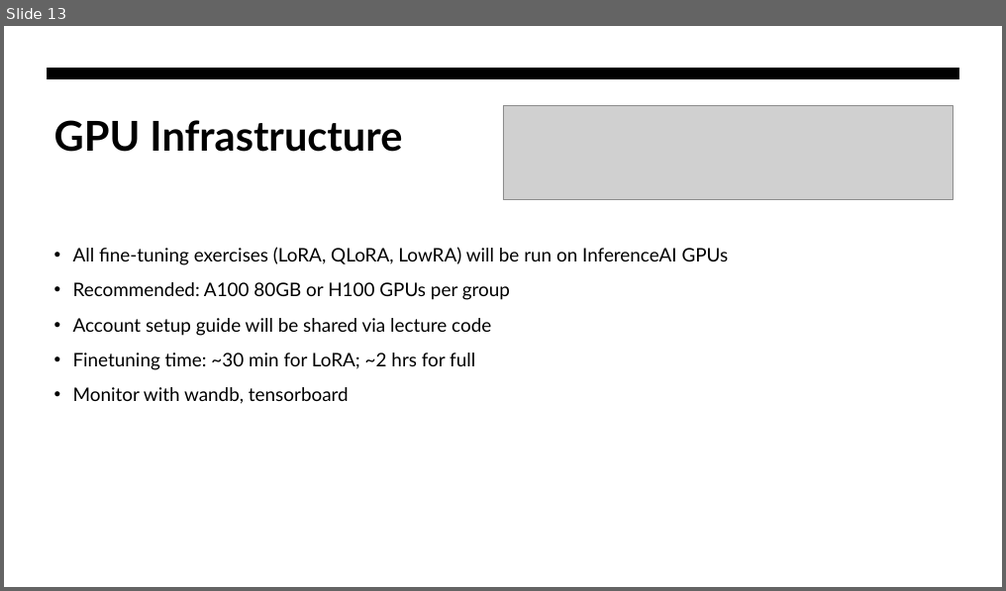
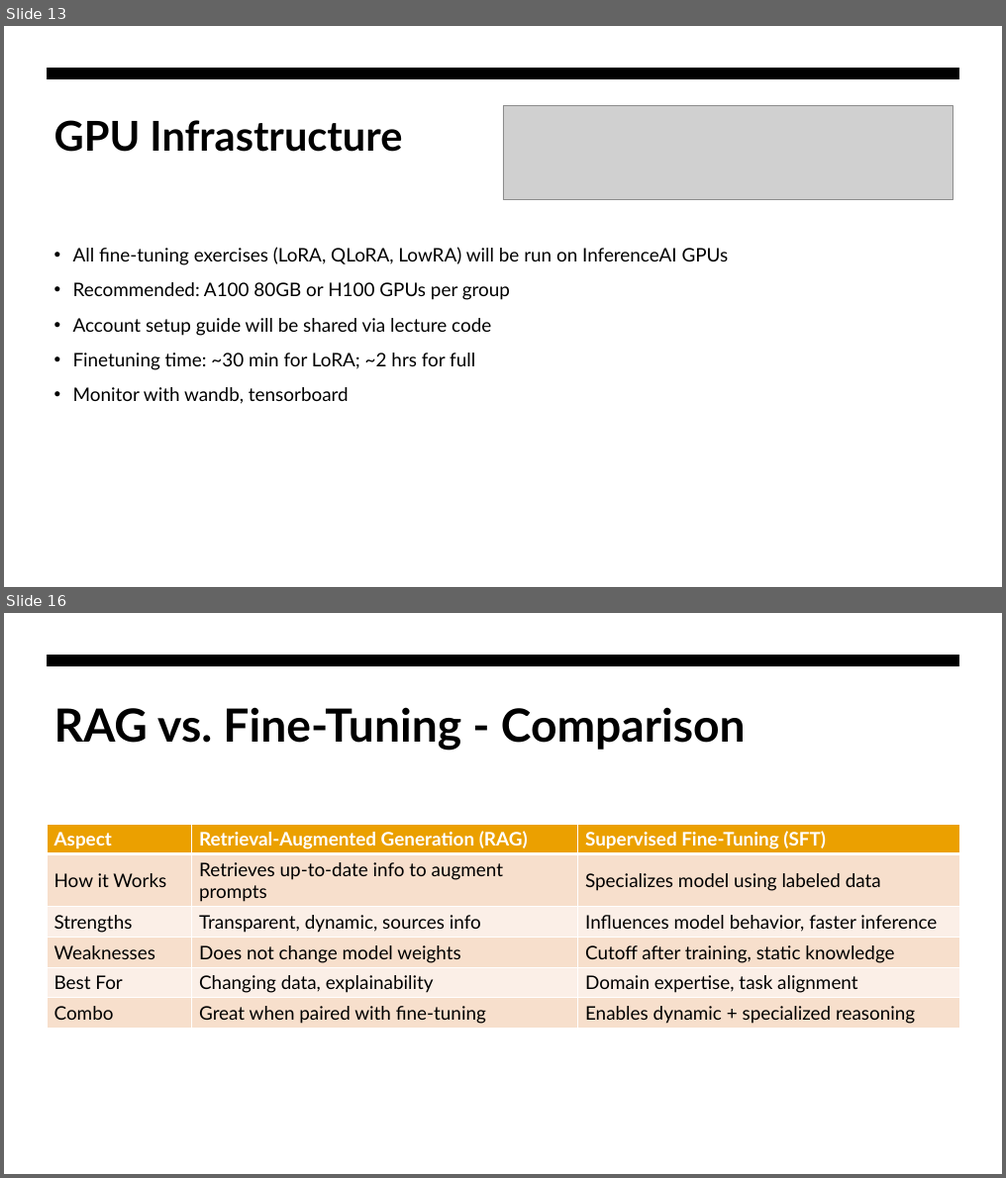
Before and after one commit to inference-ai-course/MLE_in_Gen_AI-Course, a slide deck: class5/Class_5_Presentation.pptx. Shown one above the other, each under a label of ours: slide 13 before the commit, slides 13 and 16 after it; the slides between them are not shown. The pictures are 1006x591 and 1006x1178 pixels, drawn with LibreOffice and Linux fonts; fonts in the diff are those of the drawing; grey boxes stand for pictures. Boxes give left, top, right and bottom in pixels: in the first picture for what was removed or moved away, otherwise in the second. Text is boxed around its words. In the diff, an @@ line names an element or a change of style, - is before the commit and + after.

```diff
--- a/class5/Class_5_Presentation.pptx
+++ b/class5/Class_5_Presentation.pptx
@@ slide 16 added at (x1=4, y1=613, x2=1002, y2=1174), background #FFFFFF; not listed: 1 template element that a slide beside it also shows @@
@@ title added at (x1=54, y1=707, x2=746, y2=751), 44 pt, text #000000, bold @@
+RAG vs. Fine-Tuning - Comparison
@@ table added at (x1=47, y1=824, x2=960, y2=1028), 6 rows, 3 columns @@
+Aspect | Retrieval-Augmented Generation (RAG) | Supervised Fine-Tuning (SFT)
+How it Works | Retrieves up-to-date info to augment prompts | Specializes model using labeled data
+Strengths | Transparent, dynamic, sources info | Influences model behavior, faster inference
+Weaknesses | Does not change model weights | Cutoff after training, static knowledge
+Best For | Changing data, explainability | Domain expertise, task alignment
+Combo | Great when paired with fine-tuning | Enables dynamic + specialized reasoning
```
Also in this commit, not shown: 6 other slides added, 1 slide removed, 2 other files.
